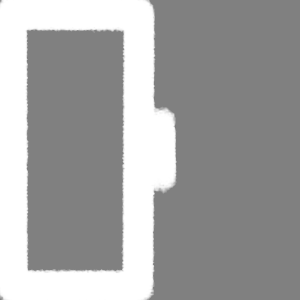
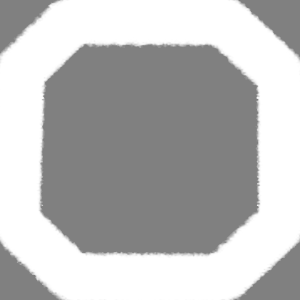
Before/after of a 300px x 300px layered artwork. What changed in the layer stack:
hid "crane", painted on it over [0, 0, 187, 300]
showed "tank", painted on it over [0, 0, 300, 300]
